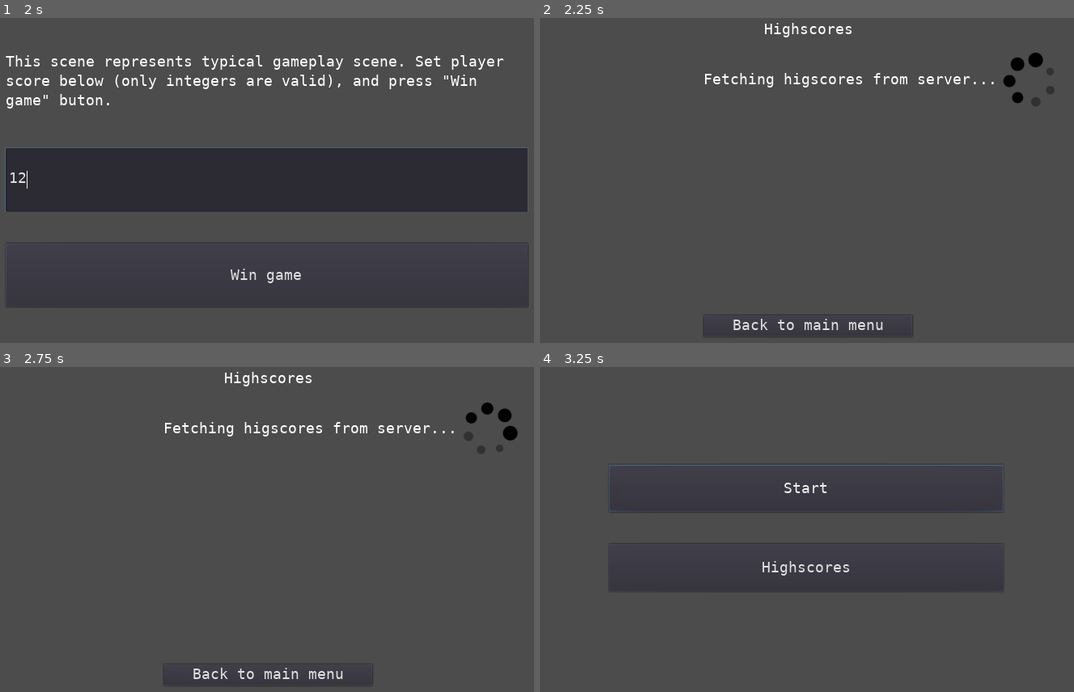
Above: before the commit, frames 1-4 (two rows, left to right).
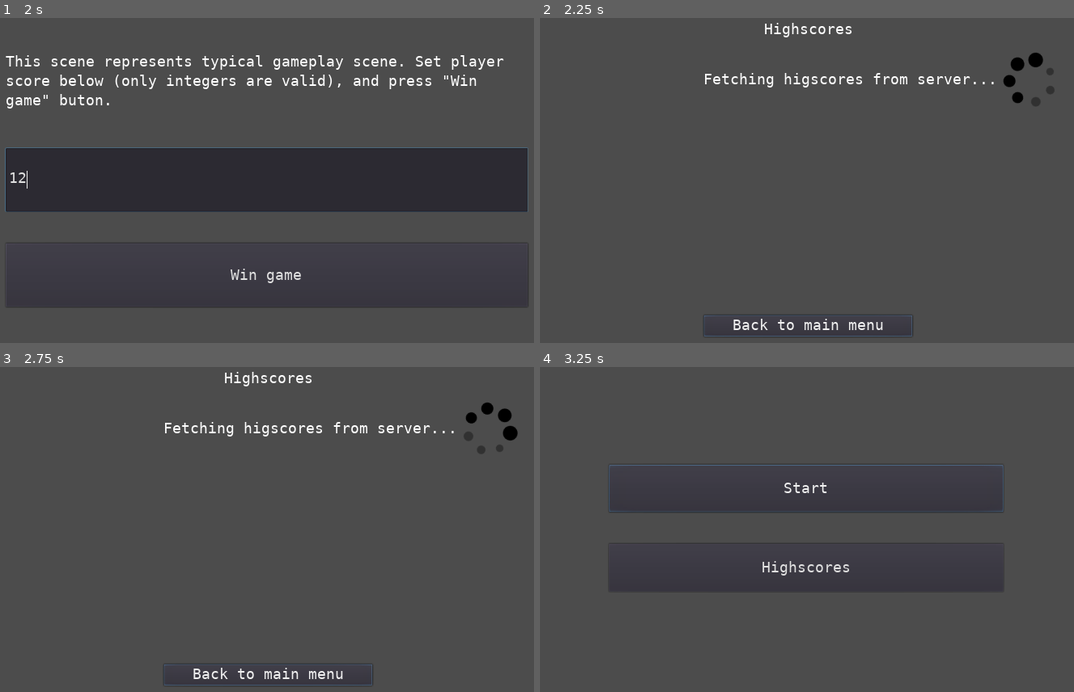
Above: after the commit, the same moments.

Repository: M4R774/highscores-client-godot-example
Game: Godot game, scene res://Scenes/main_menu.tscn
Same seed, same stepped clock (60 frames per second), same inputs: the game is played once before the commit and once after it.
Inputs (mouse positions are in pixels of both pictures, inside the frame that each line leads up to):
- Up to frame 1 (2 s): click "Start" at 0.5 s; click (267, 180) at 1.27 s; type "12" at 1.35 s
- Up to frame 2 (2.25 s): click "Win game" at 2 s
- Up to frame 3 (2.75 s): no input
- Up to frame 4 (3.25 s): click "Back to main menu" at 2.75 s

Frame 1 is identical in both runs. In frame 2, 0.1% of the frame differs, in the area x 30-70%, y 91-99%; in frame 3, 0.1%; in frame 4, nothing differs.
Error in both runs: Invalid get index 'domain' (on base: 'Nil'). (res://Scripts/HIGHSCORE_SINGLETON.gd:28)

Commit message:
Focus to back to main menu button on highscores

Diff:
--- a/Scripts/highscore_manager.gd
+++ b/Scripts/highscore_manager.gd
@@ -6,6 +6,7 @@
 func _ready():
 	back_end_url = "https://" + HIGHSCORE_SINGLETON.BACKEND_DOMAIN + "/highscores/" + HIGHSCORE_SINGLETON.GAME_NAME
 	$"../../../../Playername_prompt".visible = false
+	$"../../MarginContainer2/Back to main menu".grab_focus()
 	update_highscores_table()
 	check_if_players_score_is_high_enough()
 
@@ -59,6 +60,7 @@
 	request.connect("request_completed", self, "_on_post_highscores_request_completed")
 	request.request(back_end_url, headers, false, HTTPClient.METHOD_POST, payload_string)
 	HIGHSCORE_SINGLETON.SCORE = null
+	$"../../MarginContainer2/Back to main menu".grab_focus()
 	#request.queue_free()
 
 
